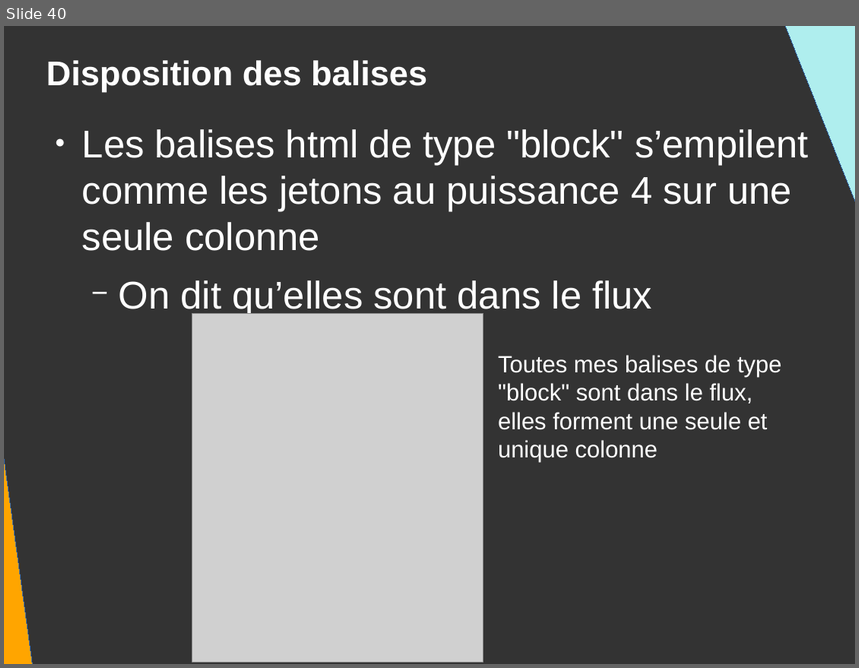
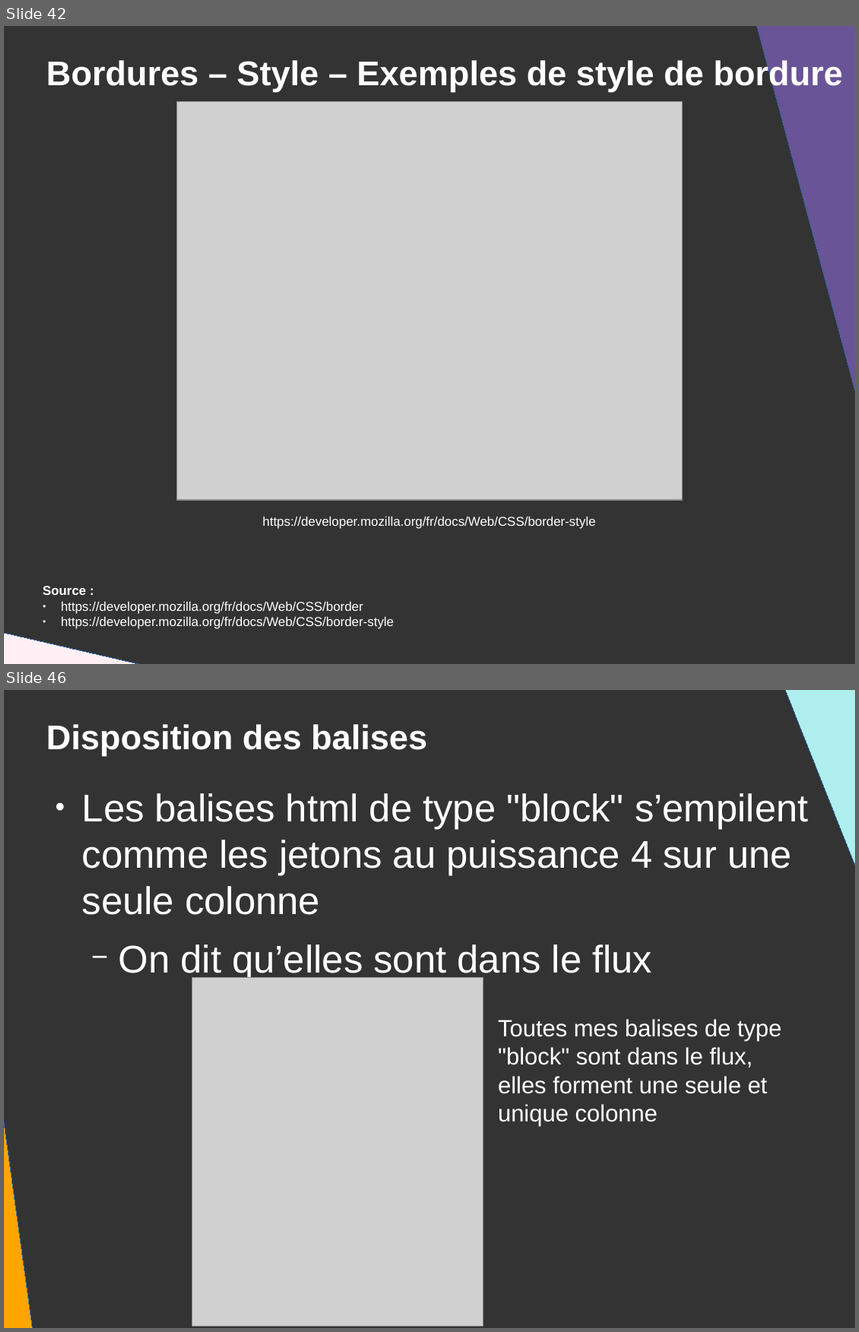
Before and after one commit to DanYellow/presentations, a slide deck: mmi/html/travaux-pratiques/numero-2/presentation.odp. Shown one above the other, each under a label of ours: slide 40 before the commit, slides 42 and 46 after it; the slides between them are not shown. The pictures are 859x668 and 859x1332 pixels, drawn with LibreOffice and Linux fonts; fonts in the diff are those of the drawing; grey boxes stand for pictures. Boxes give left, top, right and bottom in pixels: in the first picture for what was removed or moved away, otherwise in the second. Text is boxed around its words. In the diff, an @@ line names an element or a change of style, - is before the commit and + after.

```diff
--- a/mmi/html/travaux-pratiques/numero-2/presentation.odp
+++ b/mmi/html/travaux-pratiques/numero-2/presentation.odp
@@ slide 42 added at [4,26,855,664], background #333333 @@
@@ right triangle added at [743,26,855,412], fill #685496, outline #3465A4 0 pt @@
@@ title added at [47,59,844,92], 32 pt, text #FFFFFF, bold @@
+Bordures – Style – Exemples de style de bordure
@@ picture added at [177,102,682,500] @@
@@ text added at [262,516,595,529], 12 pt, text #FFFFFF @@
+https://developer.mozilla.org/fr/docs/Web/CSS/border-style
@@ text added at [43,586,394,629], 12 pt, text #FFFFFF @@
+Source :
+● https://developer.mozilla.org/fr/docs/Web/CSS/border
+● https://developer.mozilla.org/fr/docs/Web/CSS/border-style
@@ right triangle added at [4,621,482,664], fill #FFF0F5, outline #3465A4 0 pt @@
@@ what was slide 40 is now slide 46 @@
```
Also in this commit, not shown: 3 slides changed, 6 other slides added, 1 slide removed.
